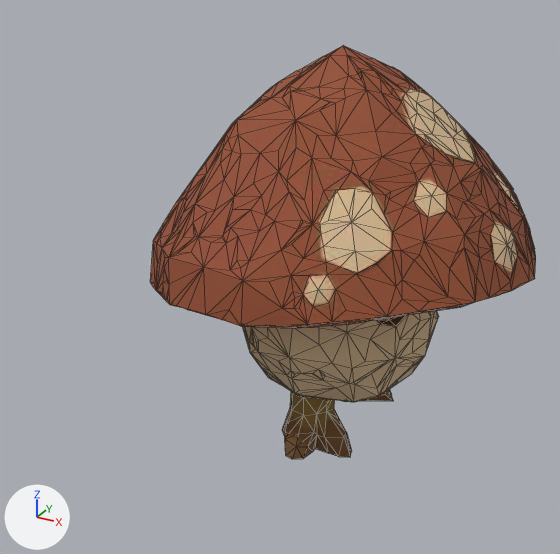
Renders of the glTF model ecorce/modeles/m_champignon_grognon_v2_tripo.glb from each side of a commit.
One viewpoint serves both versions: a camera (50 mm lens) standing at (0.766, -1.714, 0.733) and looking at (-0.035, -0.257, 0.004). The lights are fixed; the arrows at lower left show +X, +Y and +Z. The older version comes first. Mesh edges are drawn as thin lines. Vertices at exactly the same position are counted once.

The first picture shows 'tripo_node_c16fc27b-59ea-4795-bf77-3dd40f950547'.
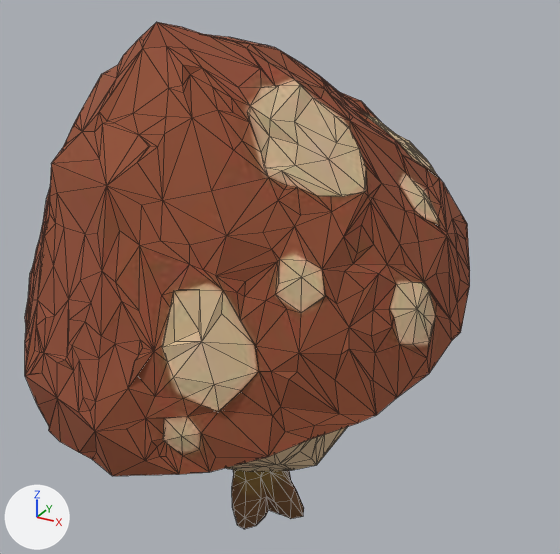
The newer file adds a shape key; the second version is drawn at full value of the shape key 'frappe' of 'tripo_node_c16fc27b-59ea-4795-bf77-3dd40f950547', and the change is written as the vertex moves it makes.

Pixel boxes (x1, y1, x2, y2) of what changed, in the pictures (560 x 554 px):
'tripo_node_c16fc27b-59ea-4795-bf77-3dd40f950547', reshaped, moved, rescaled (15% wider, 23% taller)
    before: (150, 46, 536, 459)
    after: (25, 22, 470, 529)

The change, as a diff of the scene's bpy script:
```diff
--- a/ecorce/modeles/m_champignon_grognon_v2_tripo.glb.py
+++ b/ecorce/modeles/m_champignon_grognon_v2_tripo.glb.py
@@ me_tripo_mesh_c16fc27b_59ea_4795_bf77_3dd40f950547 @@
 # used by ob_tripo_node_c16fc27b_59ea_4795_bf77_3dd40f950547; location = (0.0, 0.0, 0.0); scale = (0.5, 0.5, 0.5)
-me_tripo_mesh_c16fc27b_59ea_4795_bf77_3dd40f950547.from_pydata(...)  # 1374 vertices, 2746 faces; spans x -0.98..0.98, y -1.0..1.0, z -1.0..1.0
+me_tripo_mesh_c16fc27b_59ea_4795_bf77_3dd40f950547.from_pydata(...)  # 1374 vertices, 2746 faces; spans x -0.32..0.52, y -0.58..0.25, z 0.03..1.09
+# me_tripo_mesh_c16fc27b_59ea_4795_bf77_3dd40f950547 part 1: the whole mesh is multiplied about its middle by the matrix ((0.432, 0.0, 0.0), (0.0, 0.401, -0.195), (0.0, 0.16, 0.488)), then moved by (0.1, -0.16, 0.6)
 me_tripo_mesh_c16fc27b_59ea_4795_bf77_3dd40f950547.materials.append(mat_tripo_material_c16fc27b_59ea_4795_bf77_3dd40f950547)
@@ ob_tripo_node_c16fc27b_59ea_4795_bf77_3dd40f950547 @@
 ob_tripo_node_c16fc27b_59ea_4795_bf77_3dd40f950547 = bpy.data.objects.new('tripo_node_c16fc27b-59ea-4795-bf77-3dd40f950547', me_tripo_mesh_c16fc27b_59ea_4795_bf77_3dd40f950547)
-ob_tripo_node_c16fc27b_59ea_4795_bf77_3dd40f950547.location = (0.0, 0.0, 0.0)
-ob_tripo_node_c16fc27b_59ea_4795_bf77_3dd40f950547.scale = (0.5, 0.5, 0.5)
+ob_tripo_node_c16fc27b_59ea_4795_bf77_3dd40f950547.location = (-0.105, -0.308, -0.573)
+ob_tripo_node_c16fc27b_59ea_4795_bf77_3dd40f950547.scale = (1.09, 1.09, 1.09)
```
